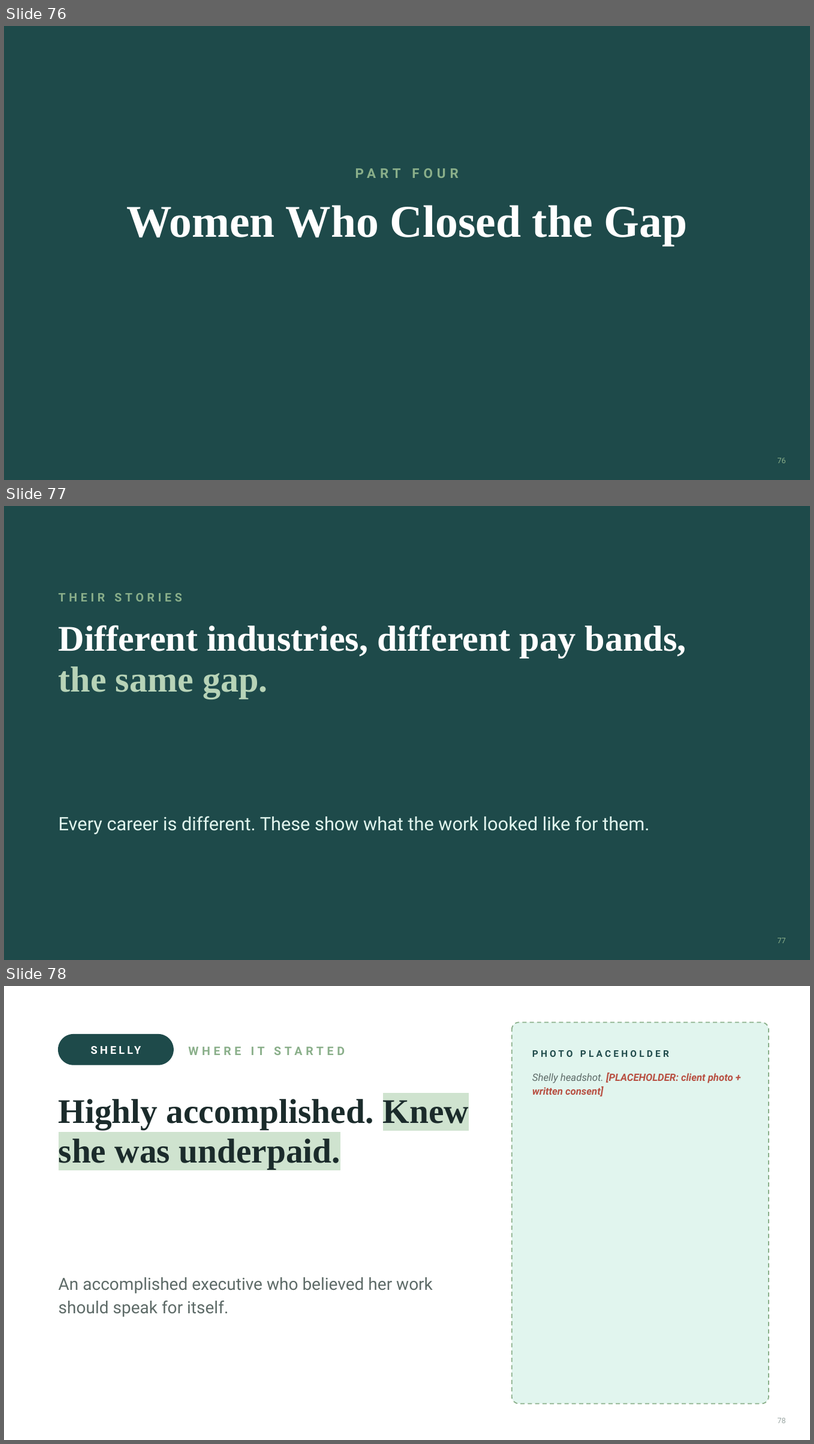
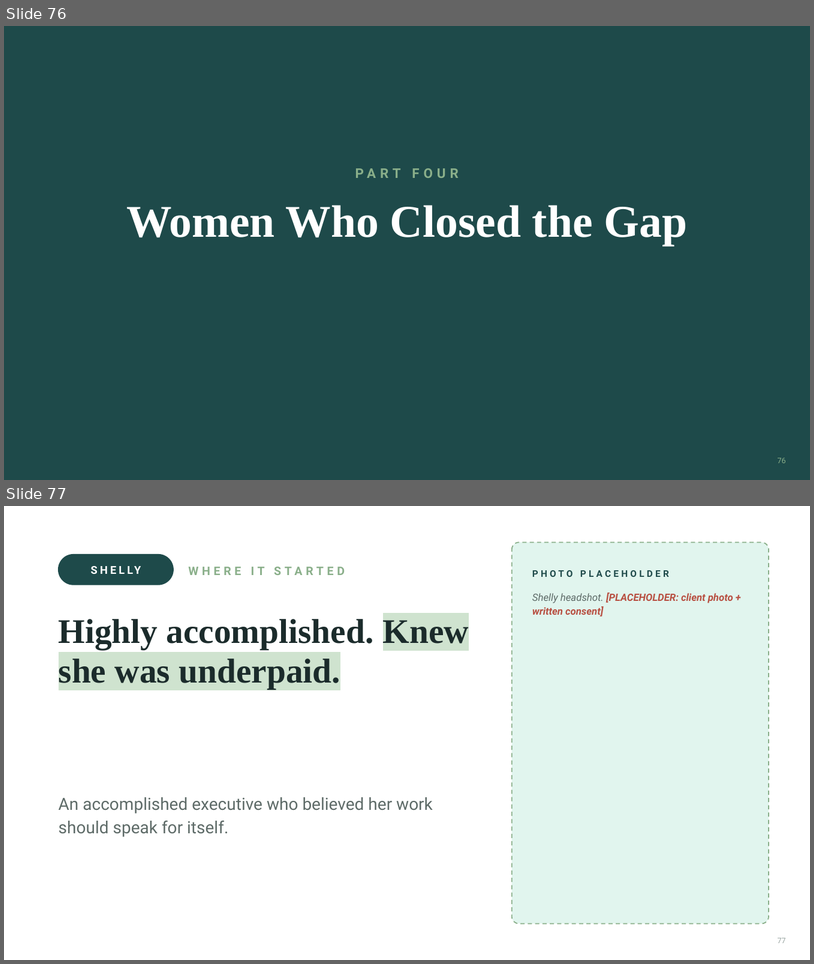
Before and after one commit to danielkelleyy/Beacon-Media, a slide deck: masterclass/tamara-lashchyk/Tamara-Masterclass-v3.pptx. Shown one above the other, each under a label of ours: slides 76, 77 and 78 before the commit, slides 76 and 77 after it. The pictures are 814x1444 and 814x964 pixels, drawn with LibreOffice and Linux fonts; fonts in the diff are those of the drawing. Boxes give left, top, right and bottom in pixels: in the first picture for what was removed or moved away, otherwise in the second. Text is boxed around its words. In the diff, an @@ line names an element or a change of style, - is before the commit and + after.

```diff
--- a/masterclass/tamara-lashchyk/Tamara-Masterclass-v3.pptx
+++ b/masterclass/tamara-lashchyk/Tamara-Masterclass-v3.pptx
@@ slide 77 removed at [4,506,810,960], background #1E4A4A @@
@@ text removed at [59,593,182,601] @@
-THEIR STORIES
@@ text removed at [59,625,687,699] @@
-Different industries, different pay bands, the same gap.
@@ text removed at [59,816,650,834] @@
-Every career is different. These show what the work looked like for them.
@@ page number removed at [778,937,786,943] @@
-77
@@ what was slide 78 is now slide 77 @@
@@ page number at [778,937,786,943]: text changed @@
-78
+77
```
Also in this commit, not shown: 8 slides changed, 12 slides added, 15 other slides removed, 5 other files.
